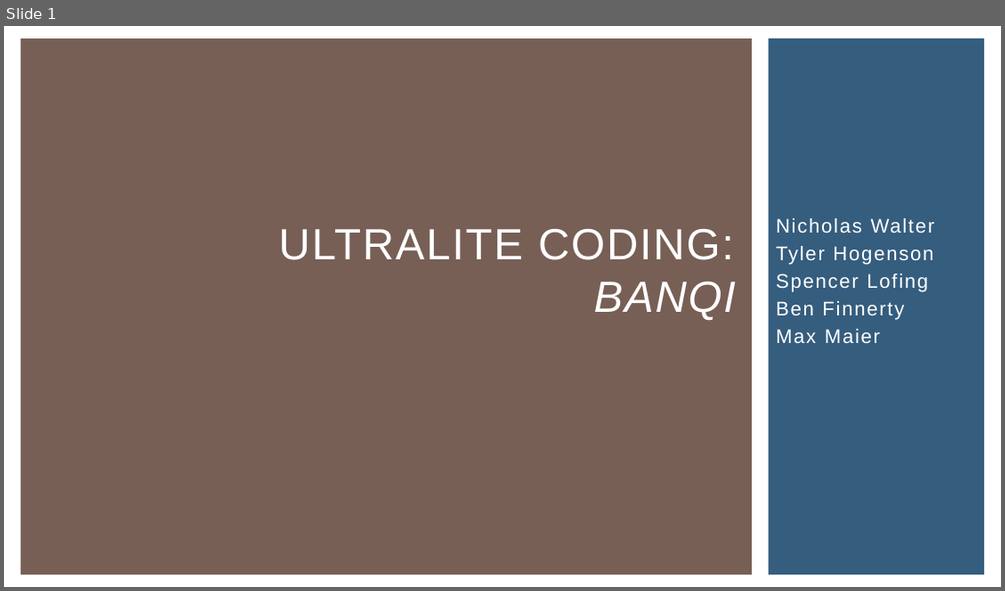
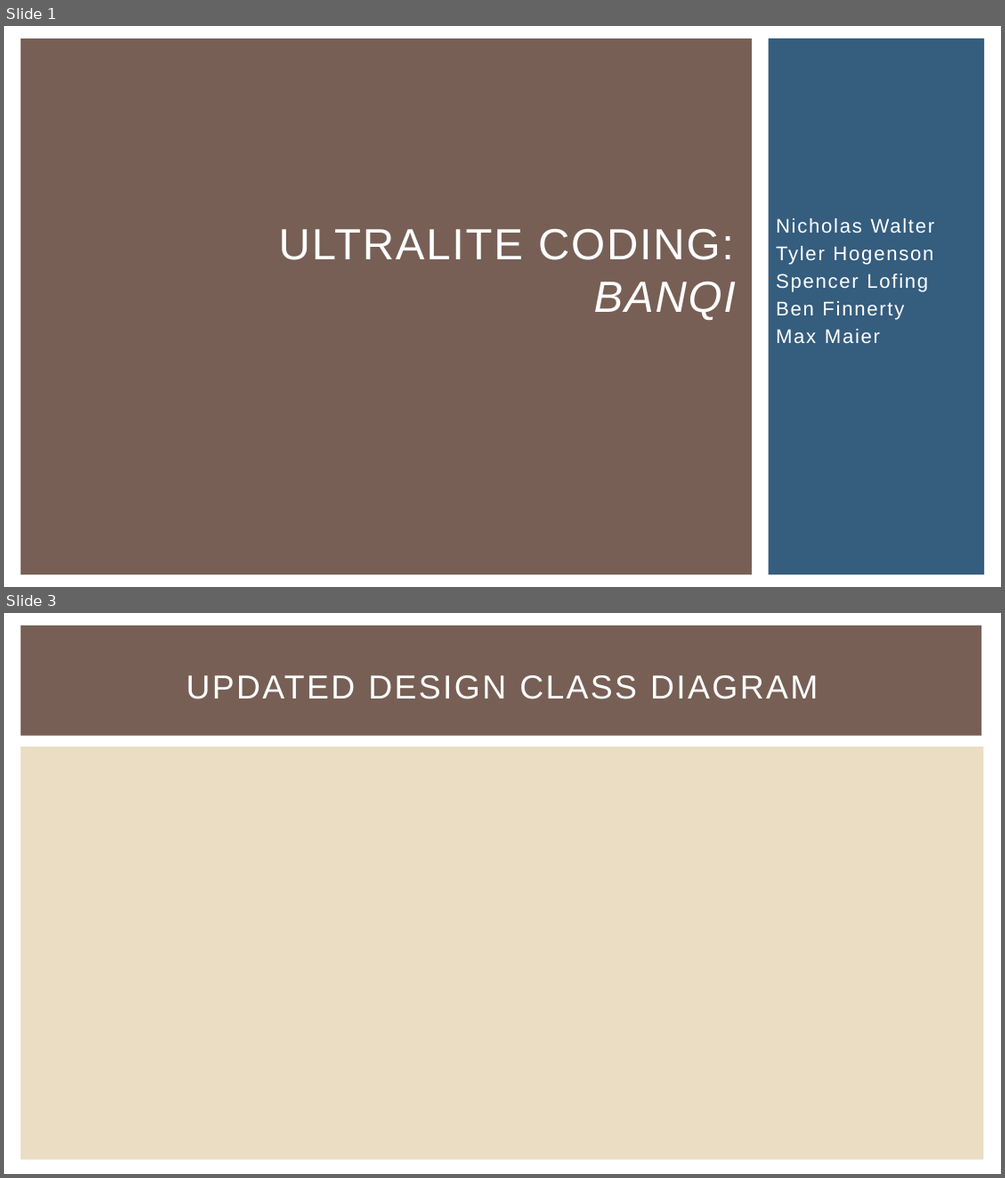
Before and after one commit to NickWaltCSU/cs414-f17-301-UltraLiteCoding, a slide deck: Presentation 4/Presentation.pptx. Shown one above the other, each under a label of ours: slide 1 before the commit, slides 1 and 3 after it; the slides between them are not shown. The pictures are 1005x591 and 1005x1178 pixels, drawn with LibreOffice and Linux fonts; fonts in the diff are those of the drawing. Boxes give left, top, right and bottom in pixels: in the first picture for what was removed or moved away, otherwise in the second. Text is boxed around its words. In the diff, an @@ line names an element or a change of style, - is before the commit and + after.

```diff
--- a/Presentation 4/Presentation.pptx
+++ b/Presentation 4/Presentation.pptx
@@ slide 3 added at (4,613,1001,1174), background #FFFFFF @@
@@ rectangle added at (20,625,981,736), fill #775F55 @@
@@ title added at (186,675,817,699), 32 pt, text #FFFFFF @@
+UPDATED DESIGN CLASS DIAGRAM
@@ rectangle added at (20,747,984,1159), fill #EBDDC3 @@
```
Also in this commit, not shown: 4 other slides added, 1 other file.
